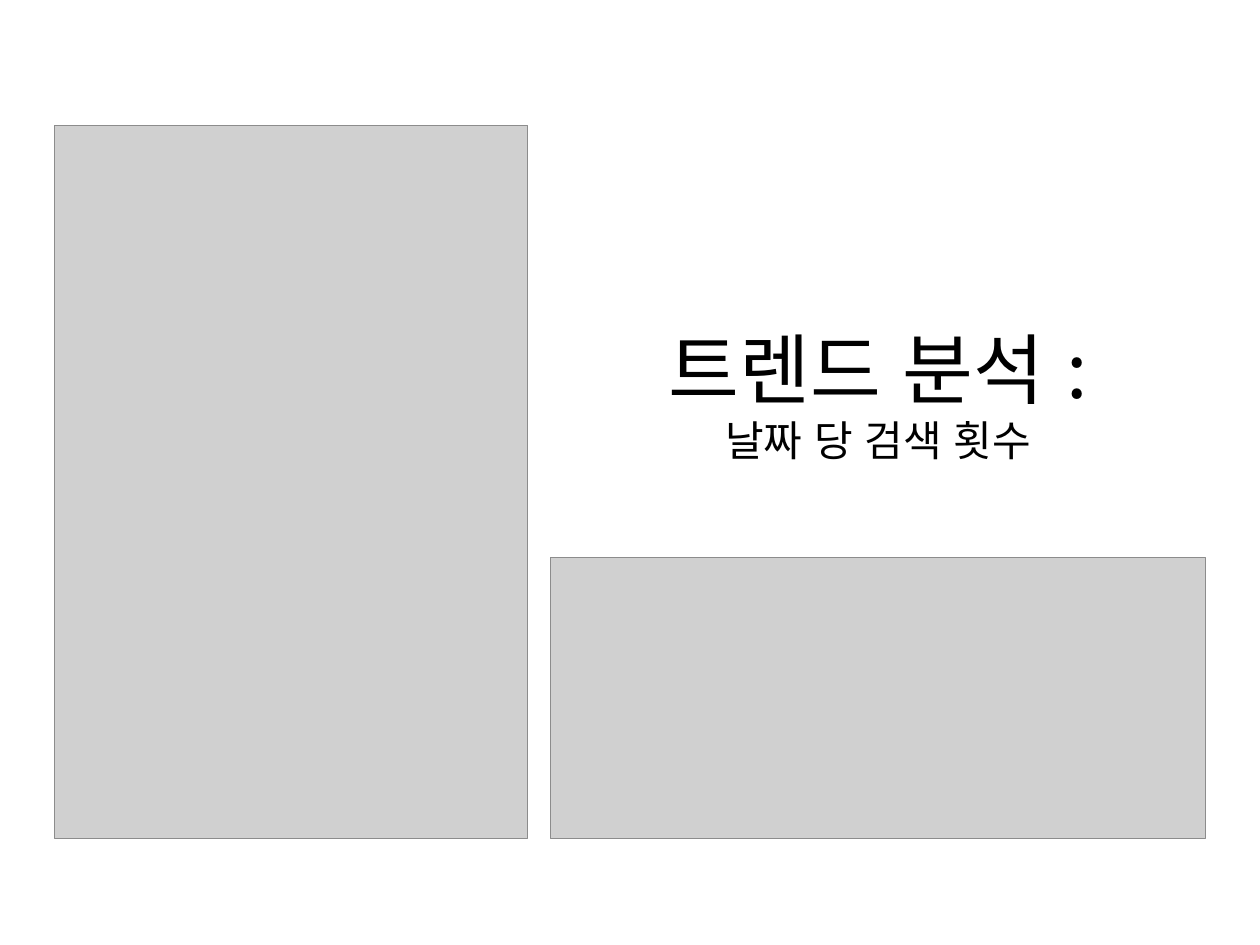
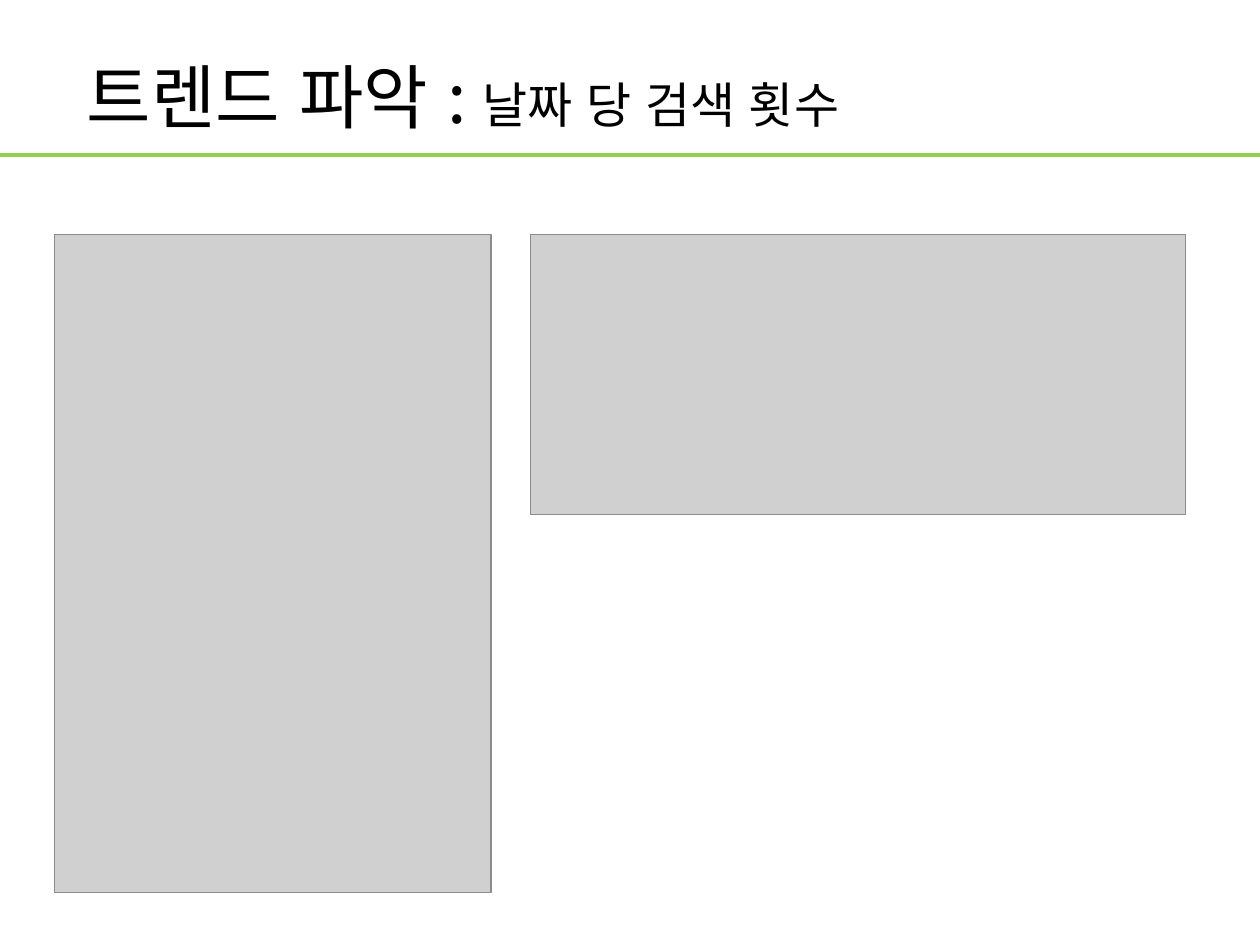
Before and after one commit to WasVelinn/1stPerSonalProjecT, a slide deck: slide 5 of 프레젠테이션1.pptx. Drawn at 1260x945 pixels with LibreOffice and Linux fonts; fonts in the diff are those of the drawing; grey boxes stand for pictures. Boxes give left, top, right and bottom in pixels: in the first picture for what was removed or moved away, otherwise in the second. Text is boxed around its words. In the diff, an @@ line names an element or a change of style, - is before the commit and + after.

```diff
--- a/프레젠테이션1.pptx
+++ b/프레젠테이션1.pptx
@@ title at (87, 65, 839, 129): text changed; size 24 to 28 pt @@
-트렌드 분석 :
-날짜 당 검색 횟수
+트렌드 파악 : 날짜 당 검색 횟수
@@ line added from (0, 155) to (1260, 155), #92D050 2.25 pt @@
@@ picture: place and size @@
-picture at (54, 125, 527, 838)
+picture at (54, 234, 490, 892)
@@ picture: place and size @@
-picture at (551, 558, 1206, 839)
+picture at (530, 234, 1186, 515)
```
Also in this commit, not shown: 39 other slides changed, 2 slides added, 2 slides removed, 18 other files.
